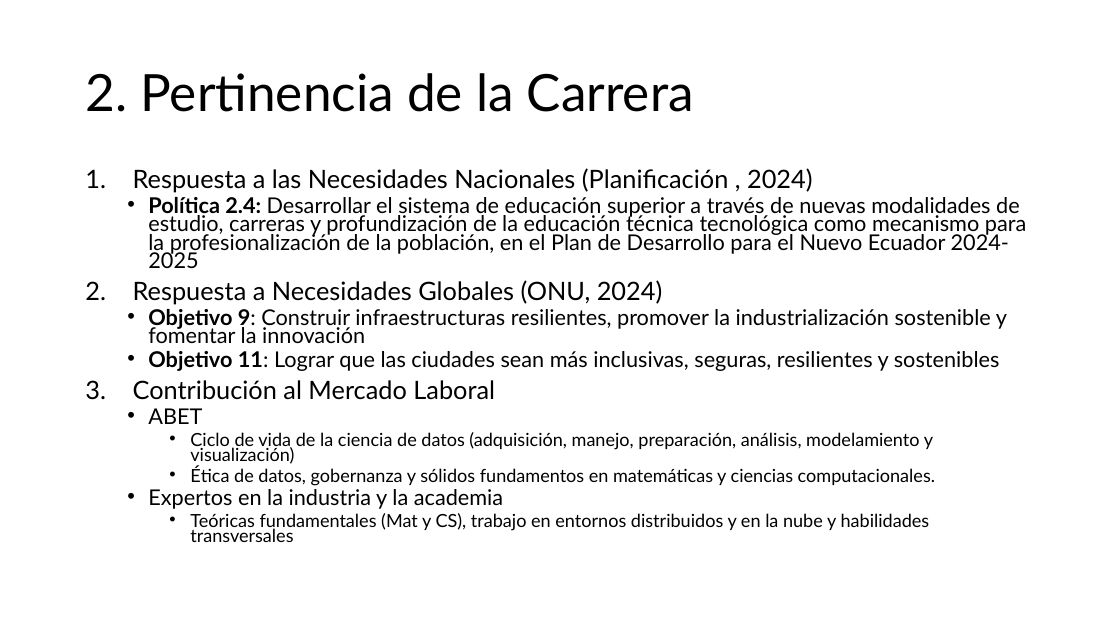
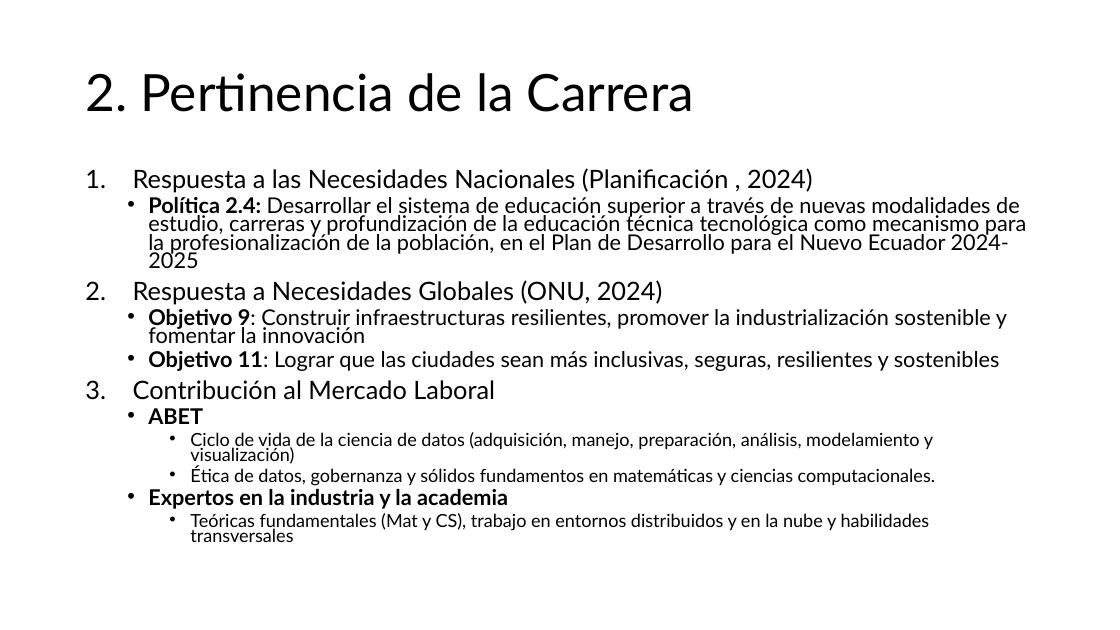
Before and after one commit to aavendan/cdia, a slide deck: slide 3 of 03 Presentación.pptx. Drawn at 1120x630 pixels with LibreOffice and Linux fonts; fonts in the diff are those of the drawing. Boxes give left, top, right and bottom in pixels: in the first picture for what was removed or moved away, otherwise in the second. Text is boxed around its words. In the diff, an @@ line names an element or a change of style, - is before the commit and + after.

```diff
--- a/03 Presentación.pptx
+++ b/03 Presentación.pptx
@@ text at (148, 408, 508, 509): bold on in "ABET", "Expertos en la industria y la academia" @@
```
Also in this commit, not shown: 2 other slides changed.
